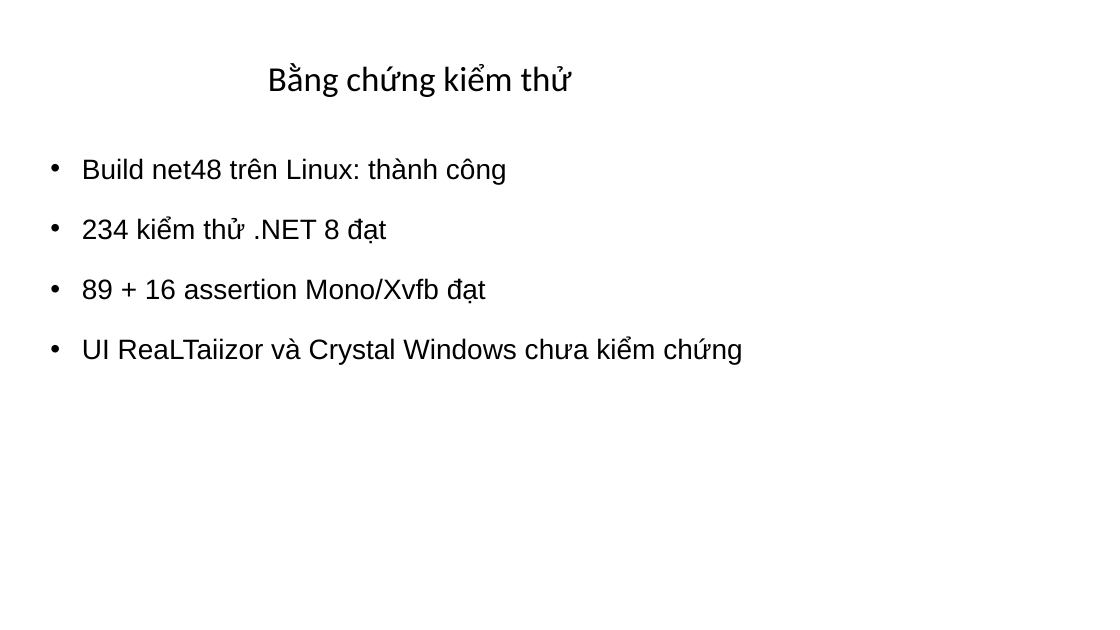
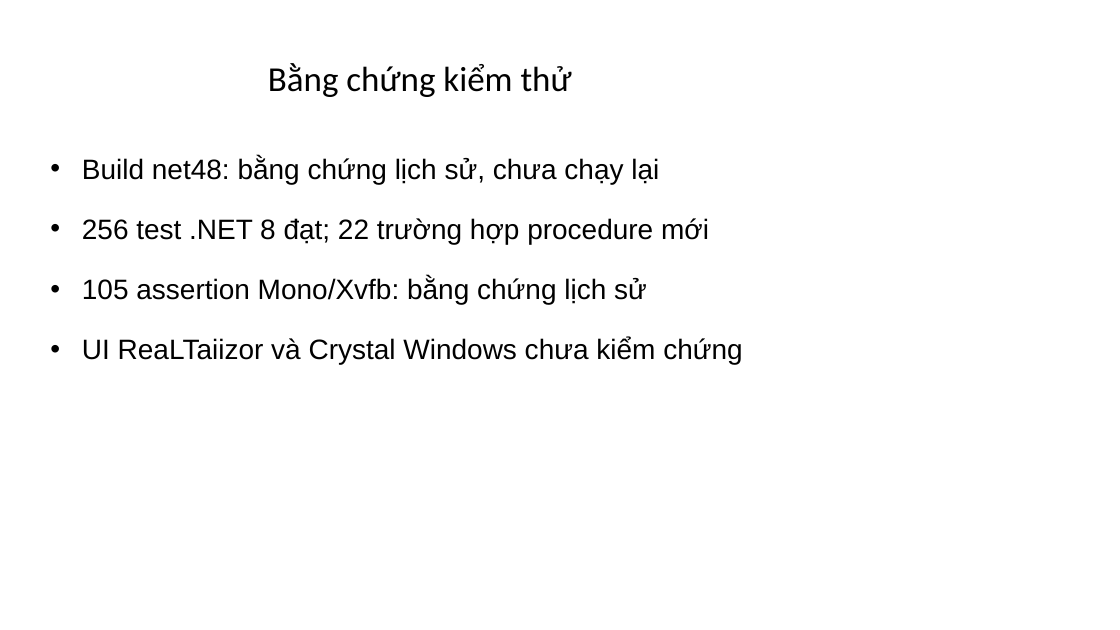
Before and after one commit to Kast261/Study-management_WinformC-, a slide deck: slide 11 of docs/submission/Thuyet_trinh_BTL_nhap.pptx. Drawn at 1120x630 pixels with LibreOffice and Linux fonts; fonts in the diff are those of the drawing. Boxes give left, top, right and bottom in pixels: in the first picture for what was removed or moved away, otherwise in the second. Text is boxed around its words. In the diff, an @@ line names an element or a change of style, - is before the commit and + after.

Commit message:
docs: update report and presentation for ten PostgreSQL procedures

```diff
--- a/docs/submission/Thuyet_trinh_BTL_nhap.pptx
+++ b/docs/submission/Thuyet_trinh_BTL_nhap.pptx
@@ text at box(82, 157, 709, 304): text changed @@
-• Build net48 trên Linux: thành công
-• 234 kiểm thử .NET 8 đạt
-• 89 + 16 assertion Mono/Xvfb đạt
+• Build net48: bằng chứng lịch sử, chưa chạy lại
+• 256 test .NET 8 đạt; 22 trường hợp procedure mới
+• 105 assertion Mono/Xvfb: bằng chứng lịch sử
```
Also in this commit, not shown: 2 other slides changed, 14 other files.
